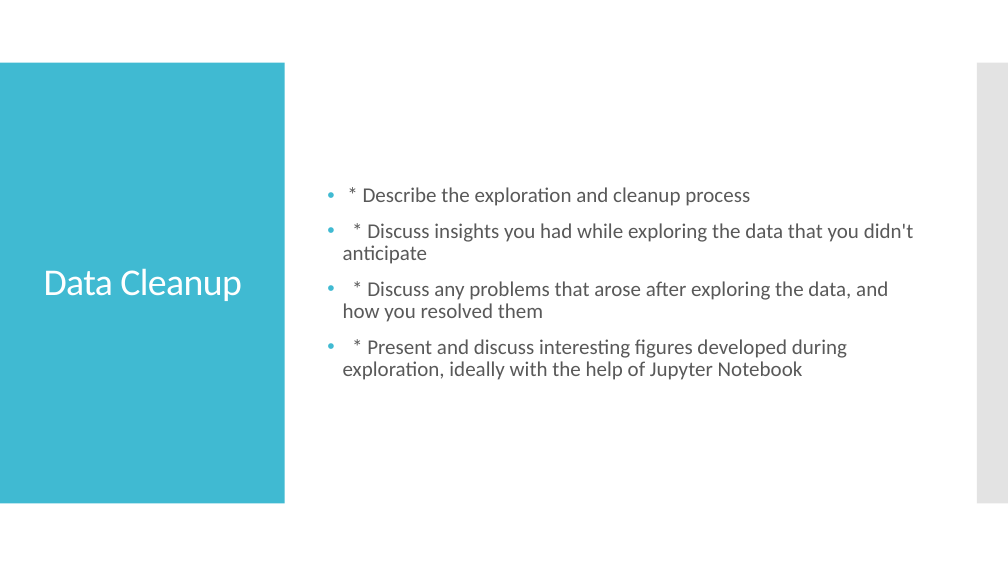
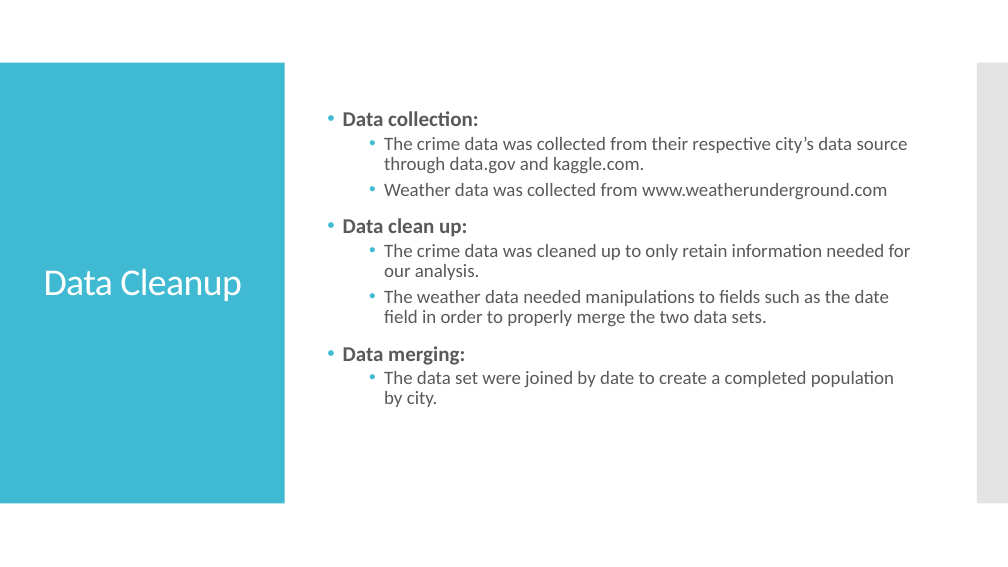
Before and after one commit to minxstm/Bootcamp_Project_1, a slide deck: slide 5 of Weather and Crime Data Analysis Presentation.pptx. Drawn at 1008x567 pixels with LibreOffice and Linux fonts; fonts in the diff are those of the drawing. Boxes give left, top, right and bottom in pixels: in the first picture for what was removed or moved away, otherwise in the second. Text is boxed around its words. In the diff, an @@ line names an element or a change of style, - is before the commit and + after.

```diff
--- a/Weather and Crime Data Analysis Presentation.pptx
+++ b/Weather and Crime Data Analysis Presentation.pptx
@@ text at (343,111,911,407): text changed; size 20 to 18 pt @@
-• * Describe the exploration and cleanup process
-• * Discuss insights you had while exploring the data that you didn't anticipate
-• * Discuss any problems that arose after exploring the data, and how you resolved them
-• * Present and discuss interesting figures developed during exploration, ideally with the help of Jupyter Notebook
+• Data collection:
+  • The crime data was collected from their respective city’s data source through data.gov and kaggle.com.
+  • Weather data was collected from www.weatherunderground.com
+• Data clean up:
+  • The crime data was cleaned up to only retain information needed for our analysis.
+  • The weather data needed manipulations to fields such as the date field in order to properly merge the two data sets.
+• Data merging:
+  • The data set were joined by date to create a completed population by city.
```
Also in this commit, not shown: 4 other slides changed, 4 slides added, 1 slide removed.
